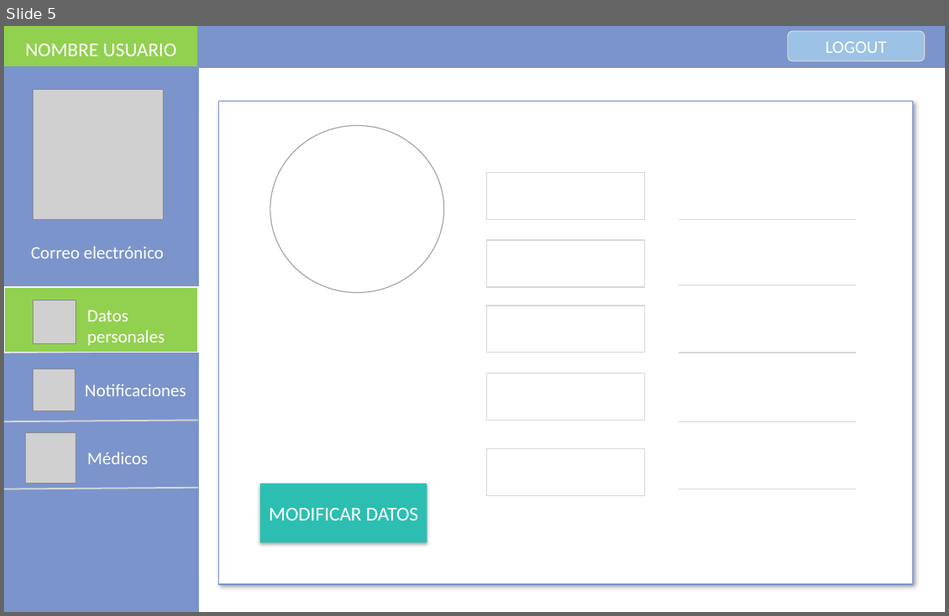
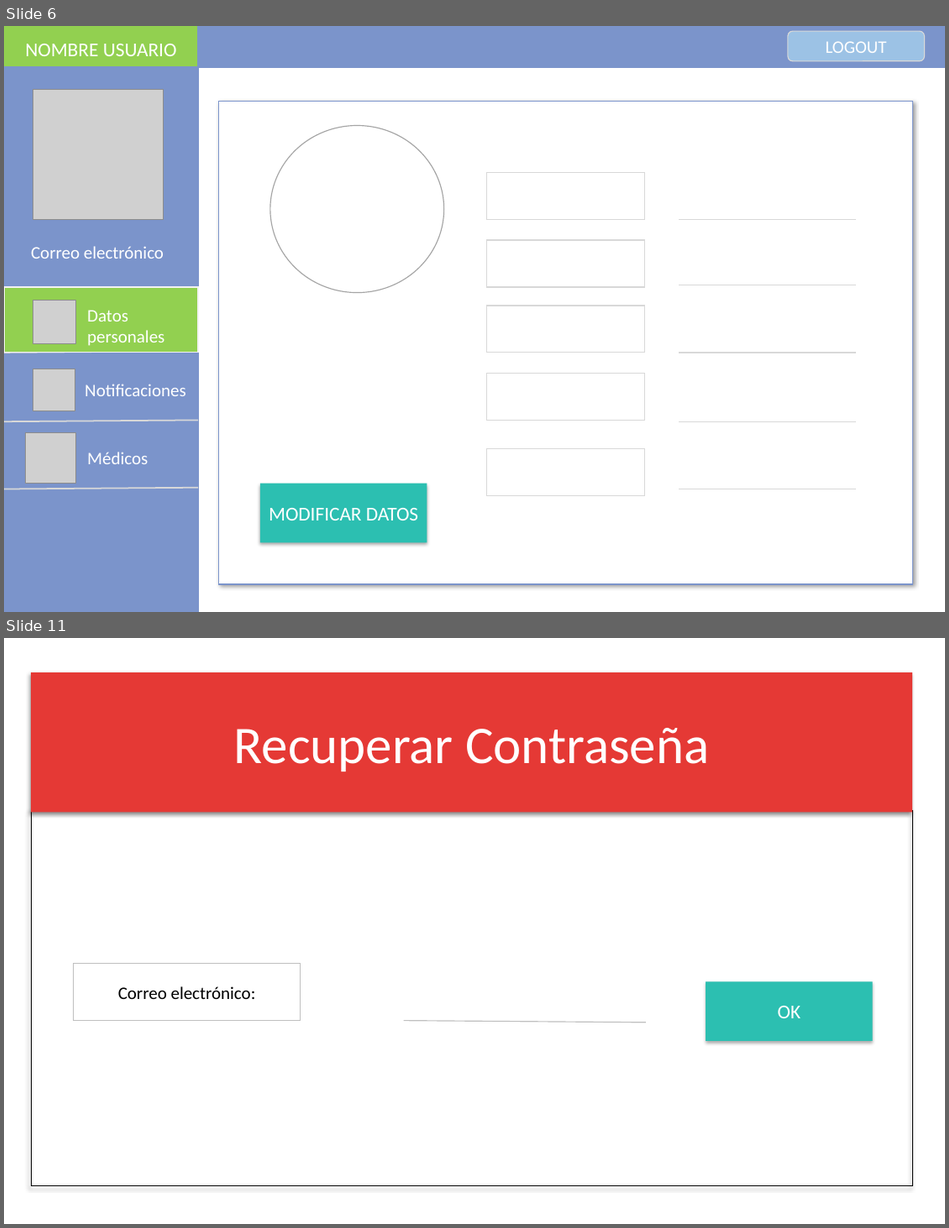
Before and after one commit to GabSaldana/TT_1, a slide deck: Interfaces/interfaces.pptx.pptx. Shown one above the other, each under a label of ours: slide 5 before the commit, slides 6 and 11 after it; the slides between them are not shown. The pictures are 949x616 and 949x1228 pixels, drawn with LibreOffice and Linux fonts; fonts in the diff are those of the drawing; grey boxes stand for pictures. Boxes give left, top, right and bottom in pixels: in the first picture for what was removed or moved away, otherwise in the second. Text is boxed around its words. In the diff, an @@ line names an element or a change of style, - is before the commit and + after.

```diff
--- a/Interfaces/interfaces.pptx.pptx
+++ b/Interfaces/interfaces.pptx.pptx
@@ slide 11 added at (x1=4, y1=638, x2=945, y2=1224), background #FFFFFF @@
@@ rectangle added at (x1=31, y1=672, x2=912, y2=813), fill #E53935, 54 pt, text #FFFFFF @@
+Recuperar Contraseña
@@ rectangle added at (x1=31, y1=811, x2=912, y2=1187), outline #000000 1 pt @@
@@ rectangle added at (x1=73, y1=963, x2=300, y2=1020), outline #BFBFBF 1 pt, 18 pt, text #000000 @@
+Correo electrónico:
@@ rectangle added at (x1=705, y1=982, x2=872, y2=1041), fill #2CBFB1, 19.9 pt, text #FFFFFF @@
+OK
@@ line added from (404, 1020) to (646, 1023), #BFBFBF 1 pt @@
@@ what was slide 5 is now slide 6 @@
```
Also in this commit, not shown: 7 slides changed, 7 other slides added, 3 slides removed, 1 other file.
